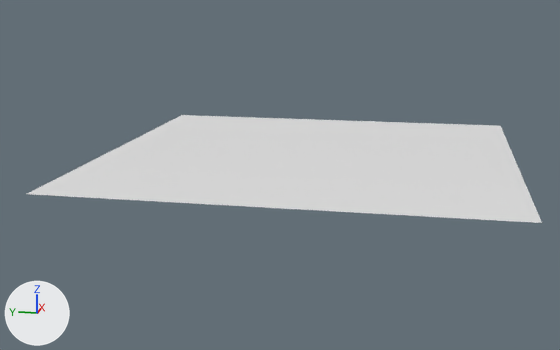
An edit to the Blender file 3d/emrich.blend, drawn before and after from the same camera.
Before and after are seen from a camera (50 mm lens) standing at (-8.86, -1.18, 1.81) and looking at (-0.21, 0.55, -0.35). The axes (+X, +Y, +Z) are drawn at lower left. The lights are the same throughout. The same objects are shown in both versions, whatever each file hides. Materials are left out; every surface is plain grey.

The scene before the commit, as lines of its bpy script (objects in view):
```python
me_plane = bpy.data.meshes.new('Plane')
me_plane.from_pydata([(-1.0, -1.0, 0.0), (1.0, -1.0, 0.0), (-1.0, 1.0, 0.0), (1.0, 1.0, 0.0)], [], [(0, 1, 3, 2)])
ob_plane = bpy.data.objects.new('Plane', me_plane)
ob_plane.location = (-0.183, 0.208, -0.08)
ob_plane.rotation_euler = (0.0, 0.0, 3.142)  # degrees (0, 0, 180)
ob_plane.scale = (2.3, 2.3, 2.3)
```
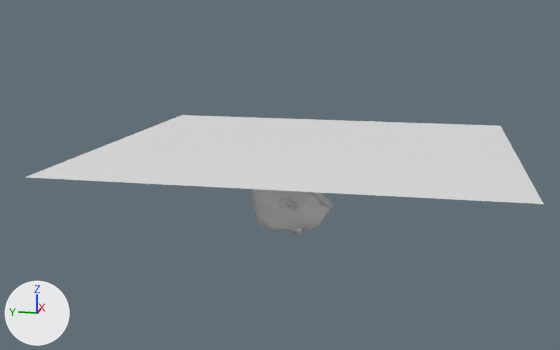
The newer file is also rescaled (x2.588), turned or shifted as a whole; pictures and numbers use the older file's frame.

Changed parts and their boxes [x1, y1, x2, y2] in the pictures (560 x 350 px):
```json
{"object": "Plane", "change": "moved, turned", "before": [27, 115, 542, 223], "after": [26, 115, 543, 204]}
{"object": "Emrich1", "change": "added", "after": [252, 189, 333, 235]}
```

Edits to the scene script, one JSON object a line:
```json
{"op": "add", "block": "me_circle_1", "code": ["me_circle_1 = bpy.data.meshes.new('Circle')", "me_circle_1.from_pydata(...)  # 1213 vertices, 1418 faces; spans x -1.77..1.19, y -1.18..1.01, z -0.99..0.99", "me_circle_1.polygons.foreach_set('use_smooth', [True] * 1418)"]}
{"op": "set", "path": "ob_plane.location", "old": "(-0.183, 0.208, -0.08)", "new": "(-0.183, 0.209, 0.0)"}
{"op": "set", "path": "ob_plane.rotation_euler", "old": "(0.0, 0.0, 3.142)", "new": "(0.0, -3.107, 0.0)", "note": "degrees (0, 0, 180) -> degrees (0, -178, 0)"}
{"op": "add", "block": "ob_emrich1", "code": ["ob_emrich1 = bpy.data.objects.new('Emrich1', me_circle_1)", "ob_emrich1.location = (-0.151, 0.323, -0.762)", "ob_emrich1.rotation_euler = (-1.571, 0.0, -1.571)  # degrees (-90, 0, -90)", "ob_emrich1.scale = (0.329, 0.329, 0.329)"]}
```
